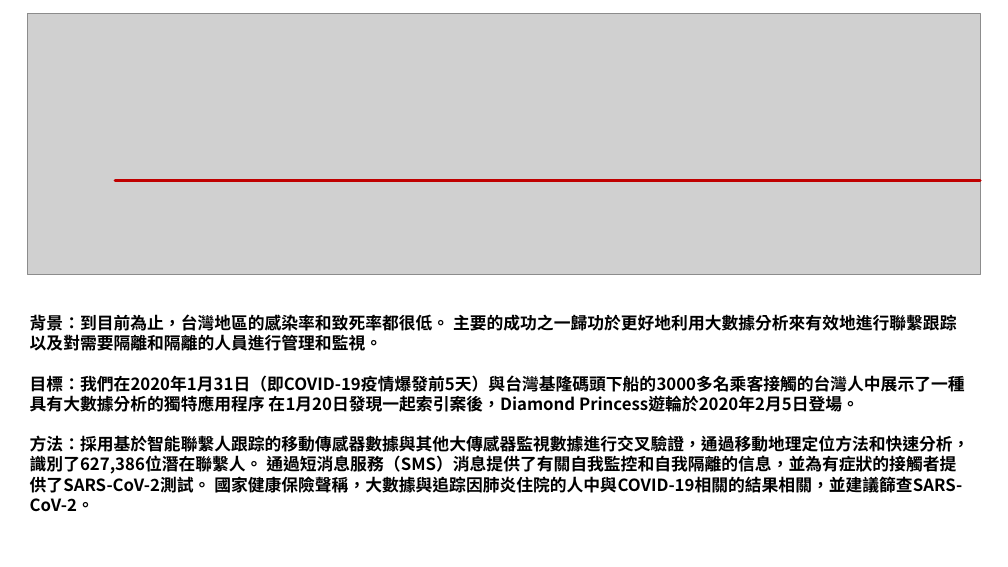
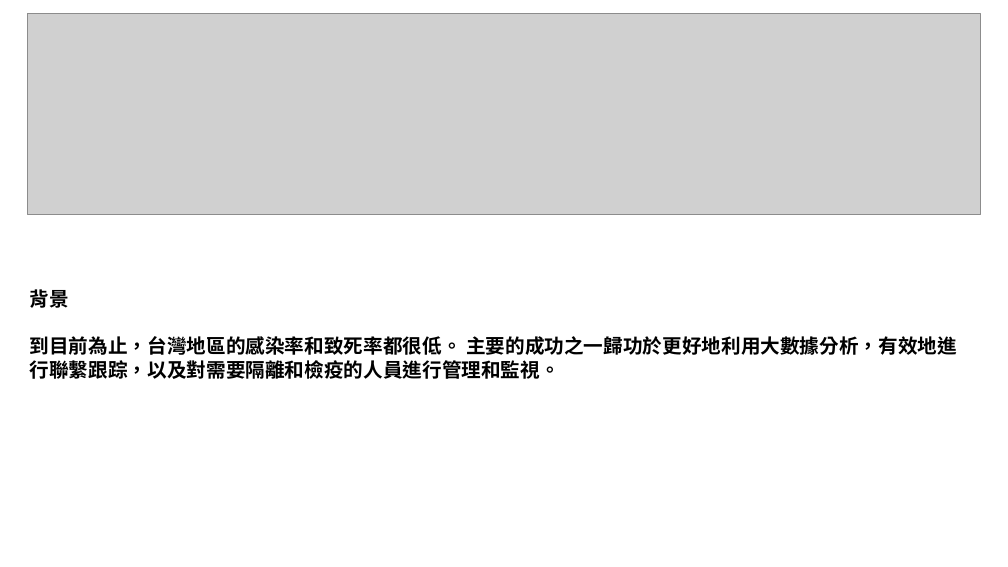
Before and after one commit to littlefish0331/thesis_study, a slide deck: slide 5 of 02_covid19_track/書報討論_COVID19_track_tw.pptx. Drawn at 1008x567 pixels with LibreOffice and Linux fonts; fonts in the diff are those of the drawing; grey boxes stand for pictures. Boxes give left, top, right and bottom in pixels: in the first picture for what was removed or moved away, otherwise in the second. Text is boxed around its words. In the diff, an @@ line names an element or a change of style, - is before the commit and + after.

Commit message:
2020-05-24T2333

```diff
--- a/02_covid19_track/書報討論_COVID19_track_tw.pptx
+++ b/02_covid19_track/書報討論_COVID19_track_tw.pptx
@@ picture resized from (x1=28, y1=13, x2=981, y2=275) to (x1=28, y1=14, x2=981, y2=216) @@
@@ line removed from (115, 180) to (980, 180) @@
@@ text at (x1=30, y1=289, x2=957, y2=379): text changed; size 12 to 14 pt @@
-背景：到目前為止，台灣地區的感染率和致死率都很低。 主要的成功之一歸功於更好地利用大數據分析來有效地進行聯繫跟踪以及對需要隔離和隔離的人員進行管理和監視。
-目標：我們在2020年1月31日（即COVID-19疫情爆發前5天）與台灣基隆碼頭下船的3000多名乘客接觸的台灣人中展示了一種具有大數據分析的獨特應用程序 在1月20日發現一起索引案後，Diamond Princess遊輪於2020年2月5日登場。
-方法：採用基於智能聯繫人跟踪的移動傳感器數據與其他大傳感器監視數據進行交叉驗證，通過移動地理定位方法和快速分析，識別了627,386位潛在聯繫人。 通過短消息服務（SMS）消息提供了有關自我監控和自我隔離的信息，並為有症狀的接觸者提供了SARS-CoV-2測試。 國家健康保險聲稱，大數據與追踪因肺炎住院的人中與COVID-19相關的結果相關，並建議篩查SARS-CoV-2。
+背景
+到目前為止，台灣地區的感染率和致死率都很低。 主要的成功之一歸功於更好地利用大數據分析，有效地進行聯繫跟踪，以及對需要隔離和檢疫的人員進行管理和監視。
```
Also in this commit, not shown: 2 other slides changed, 24 slides added, 1 slide removed.
